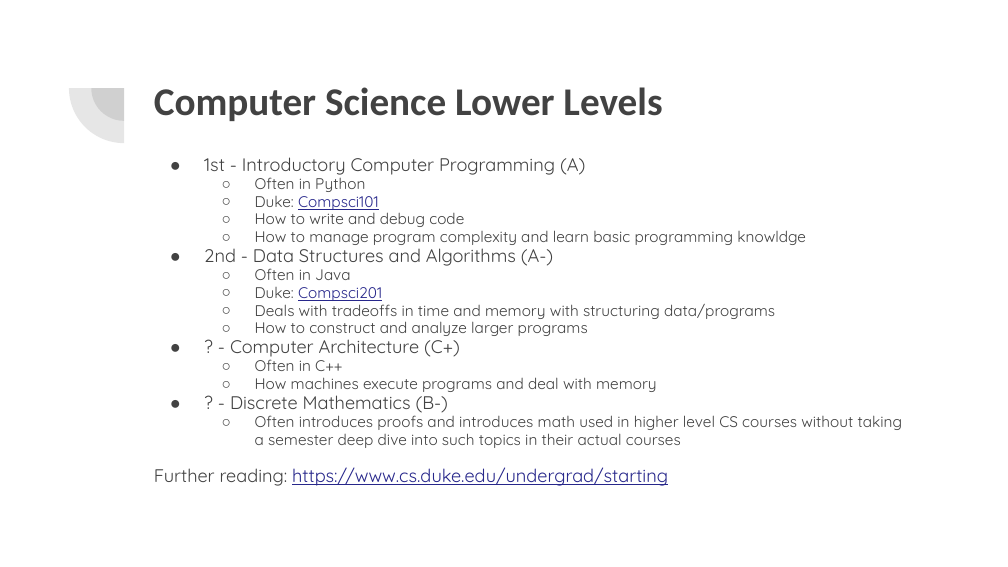
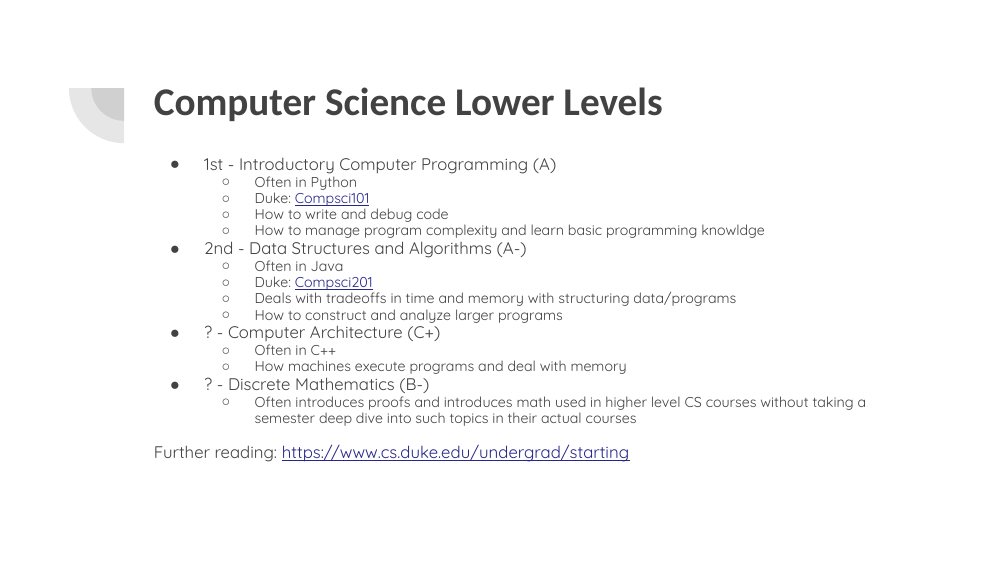
Before and after one commit to NolanSmithSolutions/Course, a slide deck: slide 7 of FutureApps/Your Data Science Future.pptx. Drawn at 1008x567 pixels with LibreOffice and Linux fonts; fonts in the diff are those of the drawing. Boxes give left, top, right and bottom in pixels: in the first picture for what was removed or moved away, otherwise in the second. Text is boxed around its words. In the diff, an @@ line names an element or a change of style, - is before the commit and + after.

```diff
--- a/FutureApps/Your Data Science Future.pptx
+++ b/FutureApps/Your Data Science Future.pptx
@@ text "1st - Introductory Computer Programming ..." at <box>154,157,867,462</box>: size 13 to 12 pt in "1st - Introductory Computer Programming (A)", "2nd - Data Structures and Algorithms (A-)", "? - Computer Architecture (C+)", "? - Discrete Mathematics (B-)" and 1 more places; size 11 to 10.2 pt in "Often in Python", "Duke: Compsci101", "How to write and debug code", "How to manage program complexity and learn ..." and 7 more places @@
```
Also in this commit, not shown: 8 other slides changed, 1 slide added.
